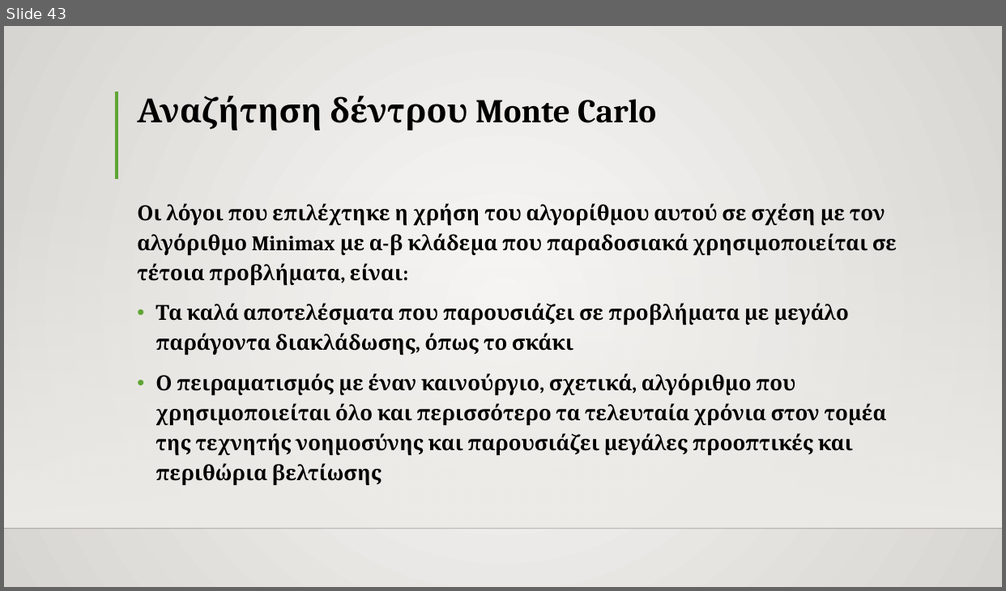
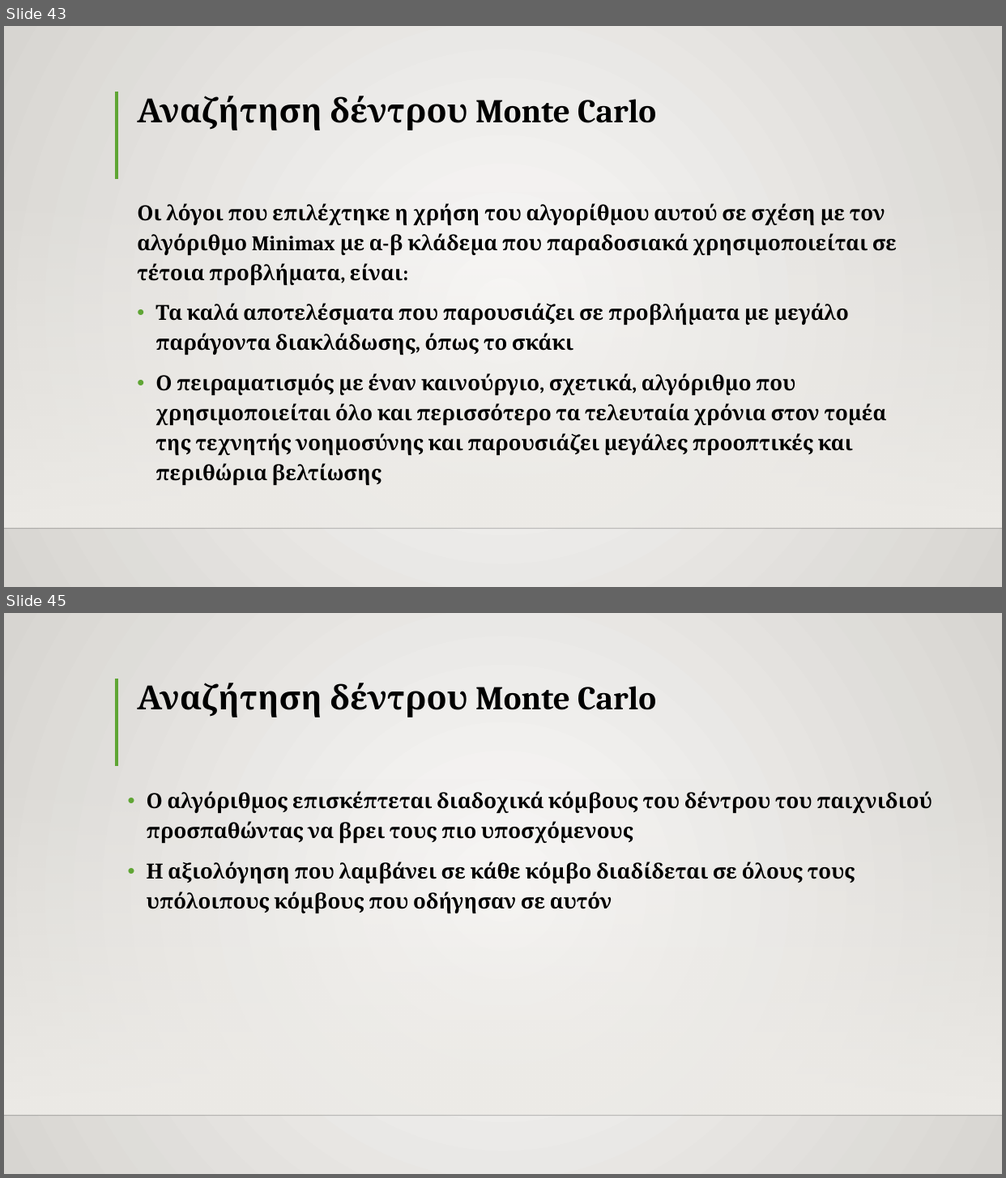
Before and after one commit to TheRazorace/Python-Chess-Engine, a slide deck: ΑΝΑΠΤΥΞΗ ΣΚΑΚΙΣΤΙΚΗΣ ΜΗΧΑΝΗΣ.pptx. Shown one above the other, each under a label of ours: slide 43 before the commit, slides 43 and 45 after it; the slides between them are not shown. The pictures are 1006x591 and 1006x1178 pixels, drawn with LibreOffice and Linux fonts; fonts in the diff are those of the drawing; background and template pictures are left out. Boxes give left, top, right and bottom in pixels: in the first picture for what was removed or moved away, otherwise in the second. Text is boxed around its words. In the diff, an @@ line names an element or a change of style, - is before the commit and + after.

```diff
--- a/ΑΝΑΠΤΥΞΗ ΣΚΑΚΙΣΤΙΚΗΣ ΜΗΧΑΝΗΣ.pptx
+++ b/ΑΝΑΠΤΥΞΗ ΣΚΑΚΙΣΤΙΚΗΣ ΜΗΧΑΝΗΣ.pptx
@@ slide 45 added at [4,613,1002,1174], background gradient #FAFAF9 to #D7D5D2; not listed: 3 template elements that a slide beside it also shows @@
@@ title added at [137,683,656,717], 32 pt, text #000000, bold @@
+Αναζήτηση δέντρου Monte Carlo
@@ text added at [147,791,931,914], 20 pt, text #000000, bold @@
+• Ο αλγόριθμος επισκέπτεται διαδοχικά κόμβους του δέντρου του παιχνιδιού προσπαθώντας να βρει τους πιο υποσχόμενους
+• Η αξιολόγηση που λαμβάνει σε κάθε κόμβο διαδίδεται σε όλους τους υπόλοιπους κόμβους που οδήγησαν σε αυτόν
```
Also in this commit, not shown: 41 other slides added, 1 other file.
